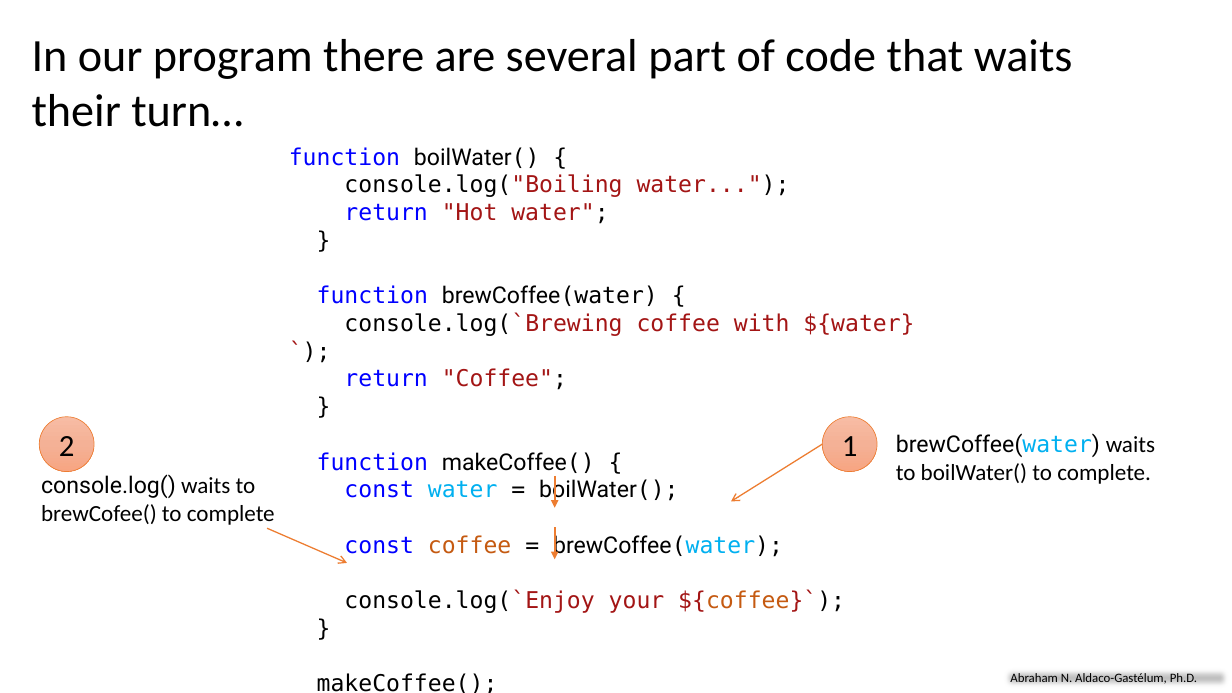
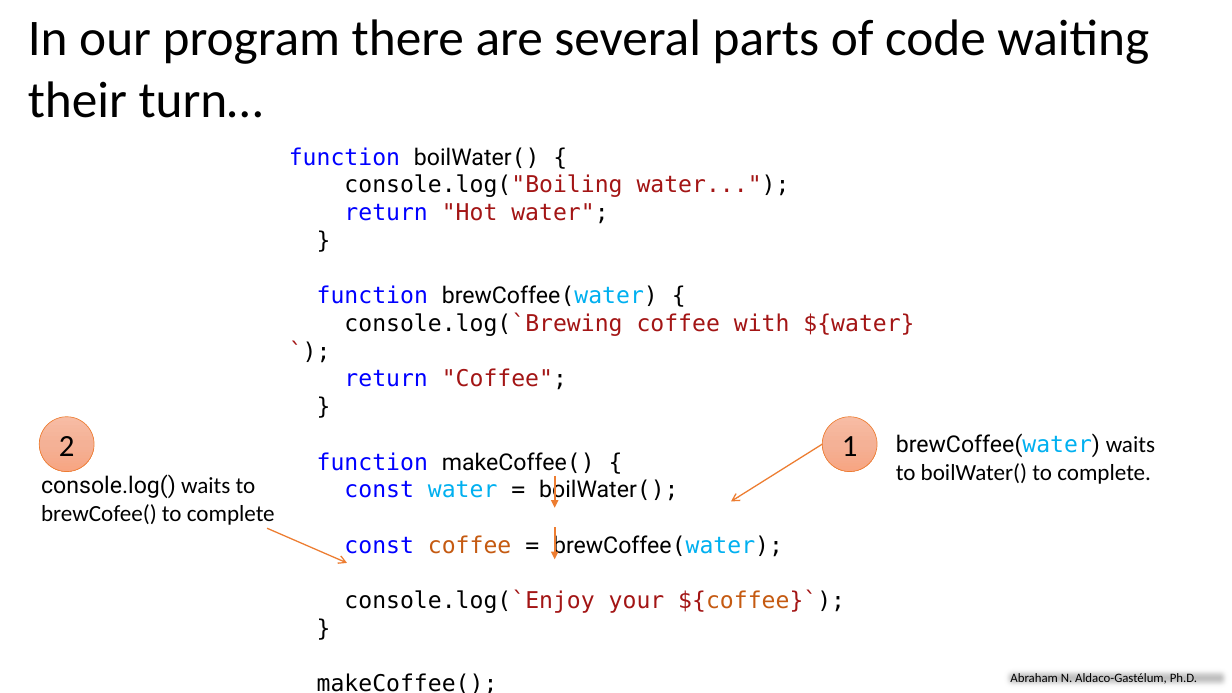
Before and after one commit to aaldacog/uwp, a slide deck: slide 9 of AsynchronousProcessing_AbrahamAldaco.pptx. Drawn at 1232x693 pixels with LibreOffice and Linux fonts; fonts in the diff are those of the drawing. Boxes give left, top, right and bottom in pixels: in the first picture for what was removed or moved away, otherwise in the second. Text is boxed around its words. In the diff, an @@ line names an element or a change of style, - is before the commit and + after.

```diff
--- a/AsynchronousProcessing_AbrahamAldaco.pptx
+++ b/AsynchronousProcessing_AbrahamAldaco.pptx
@@ text at (28, 19, 1149, 118): text changed; size 36 to 40 pt @@
-In our program there are several part of code that waits their turn…
+In our program there are several parts of code waiting their turn…
@@ text at (317, 285, 658, 306): text colour #000000 to #00B0F0 in "brewCoffee(water)" @@
```
Also in this commit, not shown: 24 other slides changed, 3 slides added, 1 slide removed, 1 other file.
